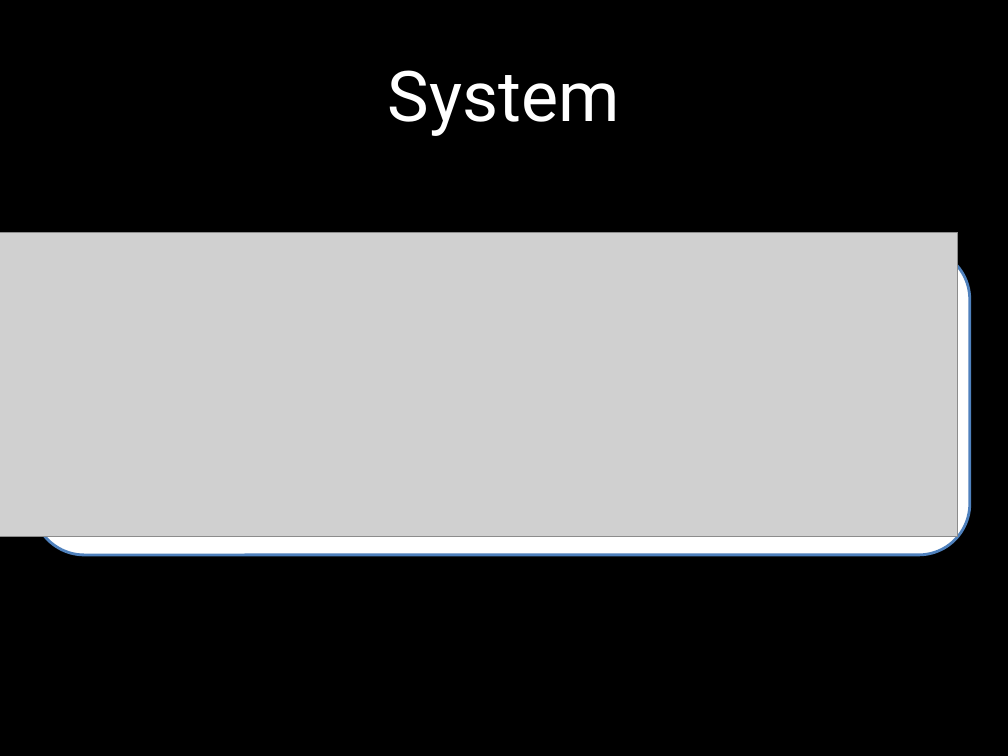
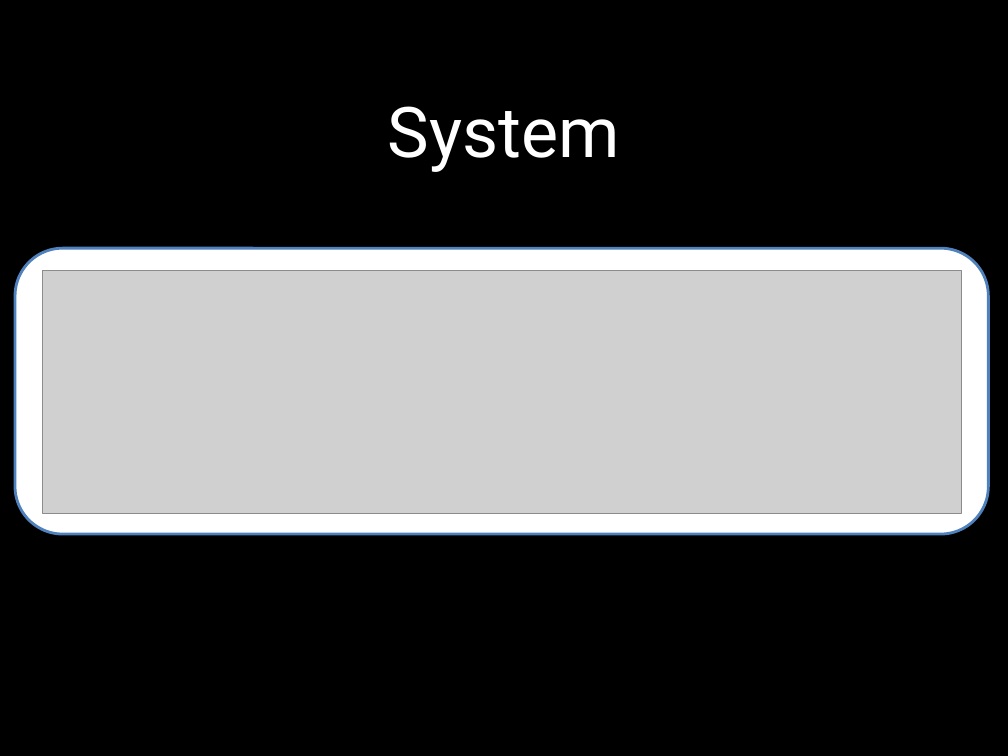
Before and after one commit to SyrianSpock/project-quadrotor-chase, a slide deck: slide 8 of Presentation/Presentation.pptx. Drawn at 1008x756 pixels with LibreOffice and Linux fonts; fonts in the diff are those of the drawing; grey boxes stand for pictures. Boxes give left, top, right and bottom in pixels: in the first picture for what was removed or moved away, otherwise in the second. Text is boxed around its words. In the diff, an @@ line names an element or a change of style, - is before the commit and + after.

Commit message:
Presentation : adding final organigram

```diff
--- a/Presentation/Presentation.pptx
+++ b/Presentation/Presentation.pptx
@@ title "System": place and size @@
-title "System" at [388,70,620,136]
+title "System" at [388,106,620,172]
@@ rounded rectangle: place and size @@
-rounded rectangle at [33,248,970,554]
+rounded rectangle at [15,248,989,534]
@@ picture: place and size @@
-picture at [0,232,958,536]
+picture at [42,270,963,513]
```
